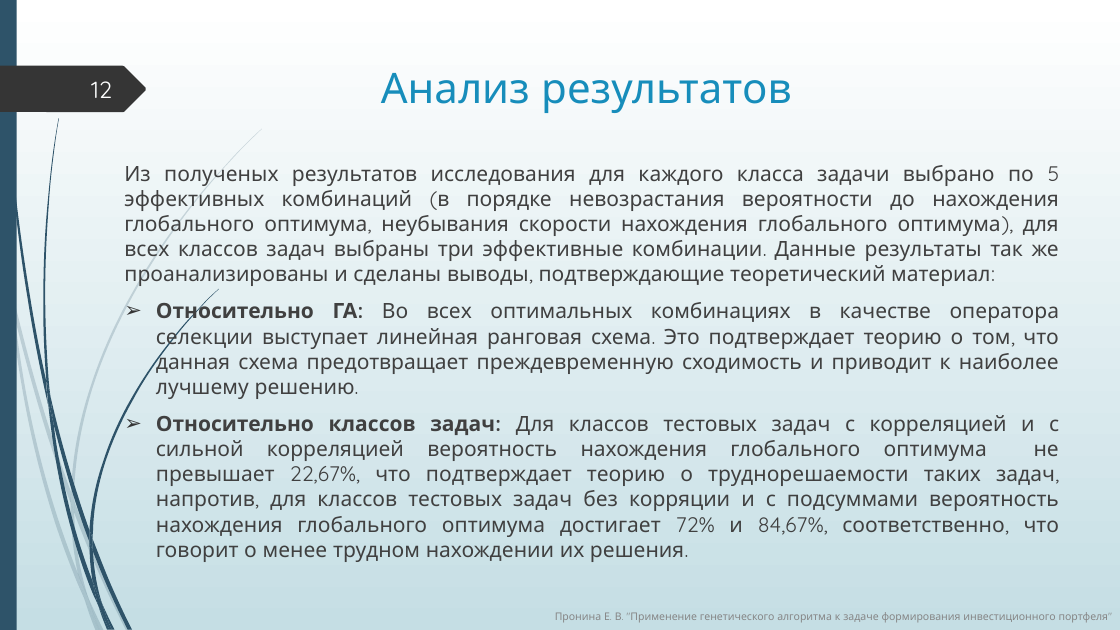
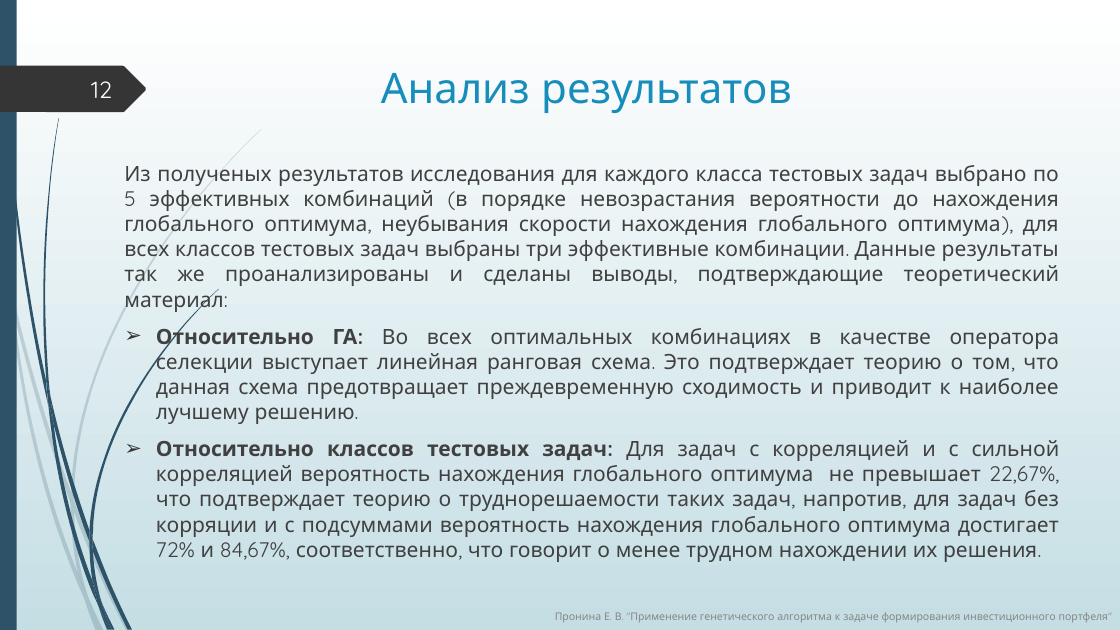
Before and after one commit to ElizJogar/Knapsack-Problems, a slide deck: slide 12 of diploma.pptx. Drawn at 1120x630 pixels with LibreOffice and Linux fonts; fonts in the diff are those of the drawing. Boxes give left, top, right and bottom in pixels: in the first picture for what was removed or moved away, otherwise in the second. Text is boxed around its words. In the diff, an @@ line names an element or a change of style, - is before the commit and + after.

```diff
--- a/diploma.pptx
+++ b/diploma.pptx
@@ text at bbox=[124, 165, 1059, 314]: text changed @@
-Из полученых результатов исследования для каждого класса задачи выбрано по 5 эффективных комбинаций (в порядке невозрастания вероятности до нахождения глобального оптимума, неубывания скорости нахождения глобального оптимума), для всех классов задач выбраны три эффективные комбинации. Данные результаты так же проанализированы и сделаны выводы, подтверждающие теоретический материал:
+Из полученых результатов исследования для каждого класса тестовых задач выбрано по 5 эффективных комбинаций (в порядке невозрастания вероятности до нахождения глобального оптимума, неубывания скорости нахождения глобального оптимума), для всех классов тестовых задач выбраны три эффективные комбинации. Данные результаты так же проанализированы и сделаны выводы, подтверждающие теоретический материал:
@@ text at bbox=[156, 440, 1060, 562]: text changed @@
-➢ Относительно классов задач: Для классов тестовых задач с корреляцией и с сильной корреляцией вероятность нахождения глобального оптимума не превышает 22,67%, что подтверждает теорию о труднорешаемости таких задач, напротив, для классов тестовых задач без корряции и с подсуммами вероятность нахождения глобального оптимума достигает 72% и 84,67%, соответственно, что говорит о менее трудном нахождении их решения.
+➢ Относительно классов тестовых задач: Для задач с корреляцией и с сильной корреляцией вероятность нахождения глобального оптимума не превышает 22,67%, что подтверждает теорию о труднорешаемости таких задач, напротив, для задач без корряции и с подсуммами вероятность нахождения глобального оптимума достигает 72% и 84,67%, соответственно, что говорит о менее трудном нахождении их решения.
```
Also in this commit, not shown: 7 other slides changed, 1 slide added, 1 slide removed, 3 other files.
